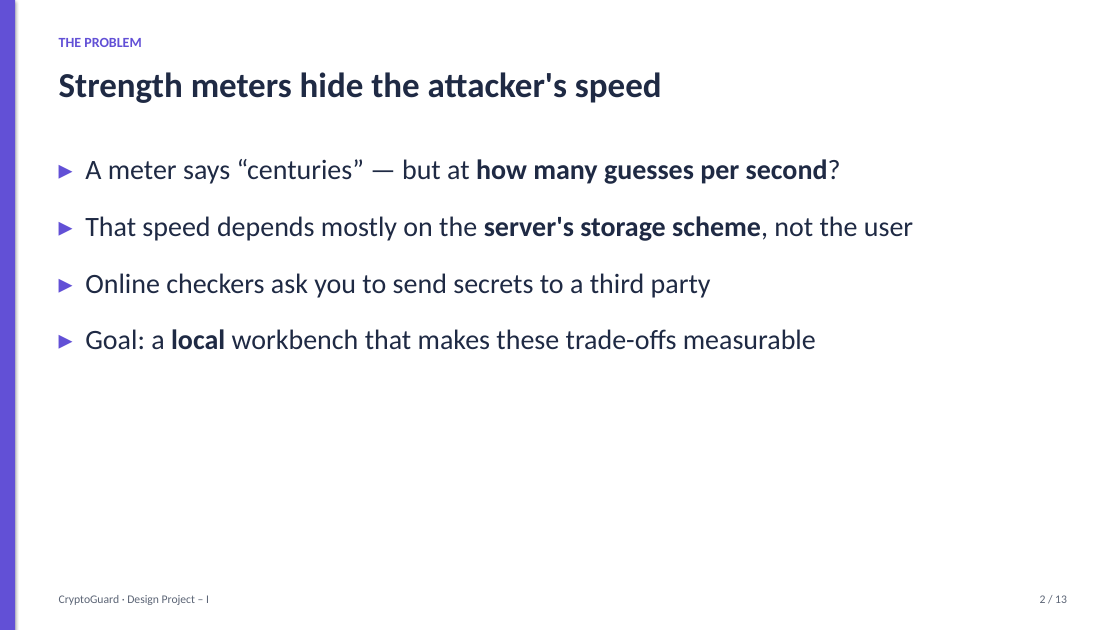
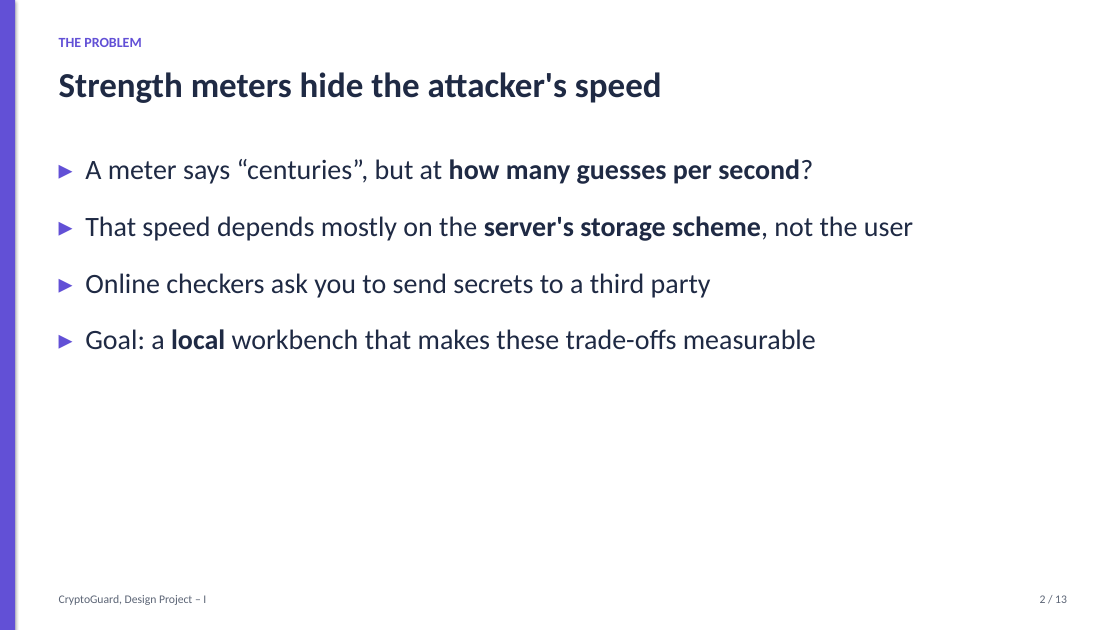
Before and after one commit to harshacreate/CryptoGuard, a slide deck: slide 2 of report/CryptoGuard_Presentation.pptx. Drawn at 1120x630 pixels with LibreOffice and Linux fonts; fonts in the diff are those of the drawing. Boxes give left, top, right and bottom in pixels: in the first picture for what was removed or moved away, otherwise in the second. Text is boxed around its words. In the diff, an @@ line names an element or a change of style, - is before the commit and + after.

Commit message:
Clean CryptoGuard project text

```diff
--- a/report/CryptoGuard_Presentation.pptx
+++ b/report/CryptoGuard_Presentation.pptx
@@ text at (85, 159, 813, 184): text changed @@
-▸ A meter says “centuries” — but at how many guesses per second?
+▸ A meter says “centuries”, but at how many guesses per second?
@@ text at (59, 595, 206, 605): text changed @@
-CryptoGuard · Design Project – I
+CryptoGuard, Design Project – I
```
Also in this commit, not shown: 12 other slides changed, 11 other files.
